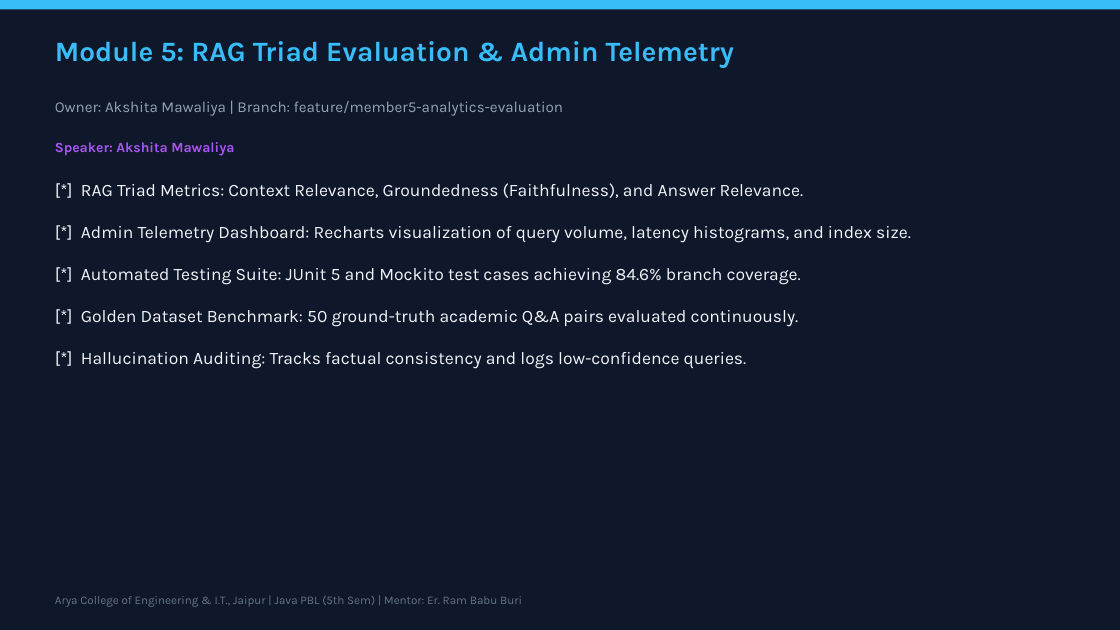
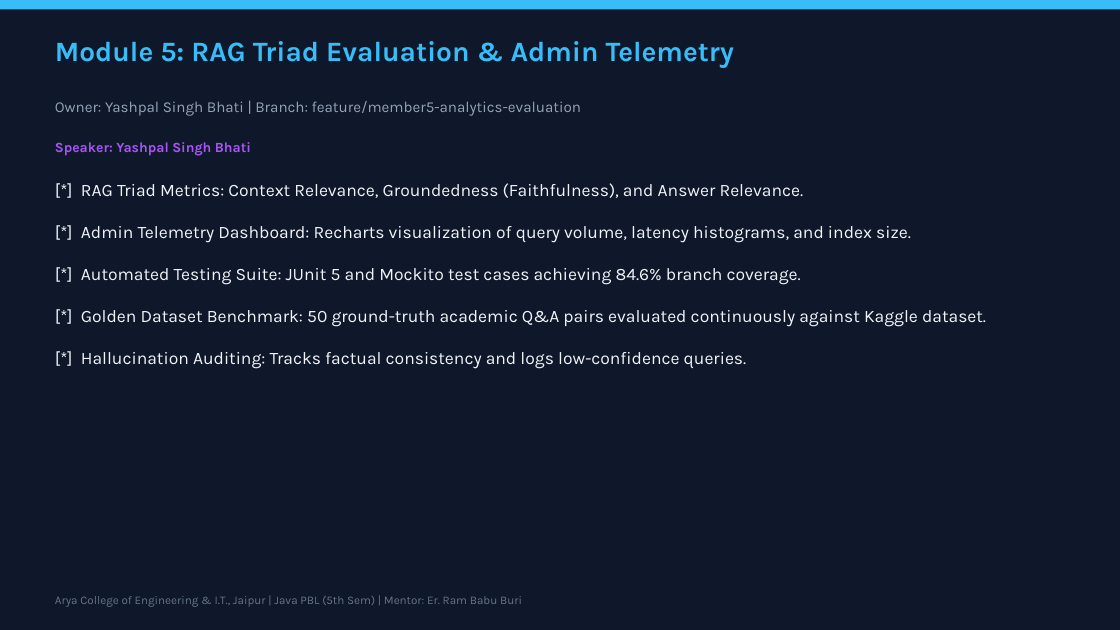
Before and after one commit to shauryadixit005-lab/RAG_Project, a slide deck: slide 9 of submission_reports/DocuQuery_AI_Presentation.pptx. Drawn at 1120x630 pixels with LibreOffice and Linux fonts; fonts in the diff are those of the drawing. Boxes give left, top, right and bottom in pixels: in the first picture for what was removed or moved away, otherwise in the second. Text is boxed around its words. In the diff, an @@ line names an element or a change of style, - is before the commit and + after.

```diff
--- a/submission_reports/DocuQuery_AI_Presentation.pptx
+++ b/submission_reports/DocuQuery_AI_Presentation.pptx
@@ text at (55, 101, 581, 116): text changed @@
-Owner: Akshita Mawaliya | Branch: feature/member5-analytics-evaluation
+Owner: Yashpal Singh Bhati | Branch: feature/member5-analytics-evaluation
@@ text at (55, 142, 251, 156): text changed @@
-Speaker: Akshita Mawaliya
+Speaker: Yashpal Singh Bhati
@@ text at (81, 183, 986, 369): text changed @@
-[*] RAG Triad Metrics: Context Relevance, Groundedness (Faithfulness), and Answer Relevance.
-[*] Admin Telemetry Dashboard: Recharts visualization of query volume, latency histograms, and index size.
-[*] Automated Testing Suite: JUnit 5 and Mockito test cases achieving 84.6% branch coverage.
-[*] Golden Dataset Benchmark: 50 ground-truth academic Q&A pairs evaluated continuously.
-[*] Hallucination Auditing: Tracks factual consistency and logs low-confidence queries.
+[*] RAG Triad Metrics: Context Relevance, Groundedness (Faithfulness), and Answer Relevance.
+[*] Admin Telemetry Dashboard: Recharts visualization of query volume, latency histograms, and index size.
+[*] Automated Testing Suite: JUnit 5 and Mockito test cases achieving 84.6% branch coverage.
+[*] Golden Dataset Benchmark: 50 ground-truth academic Q&A pairs evaluated continuously against Kaggle dataset.
+[*] Hallucination Auditing: Tracks factual consistency and logs low-confidence queries.
```
Also in this commit, not shown: 14 other slides changed, 21 other files.
